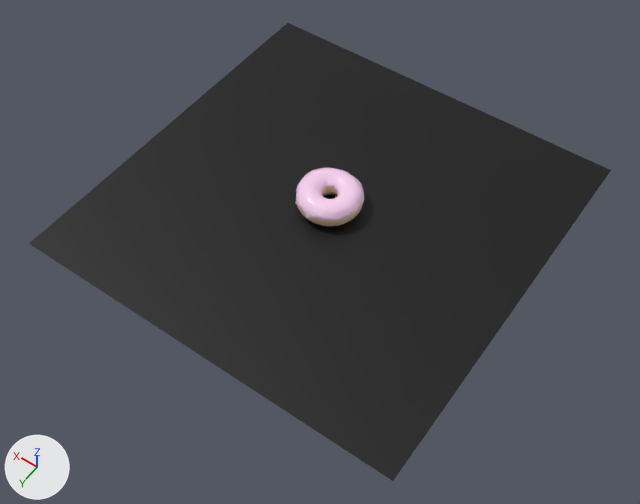
A saved change to the Blender file donut.blend.
The view is the same before and after, from a camera (50 mm lens) standing at (-1.59, 2.31, 3.15) and looking at (-0.08, 0.2, -0.16). Every picture has the same lights, and +X, +Y and +Z are marked at lower left.

Objects in the first picture: 'Glazing', 'Plane'.
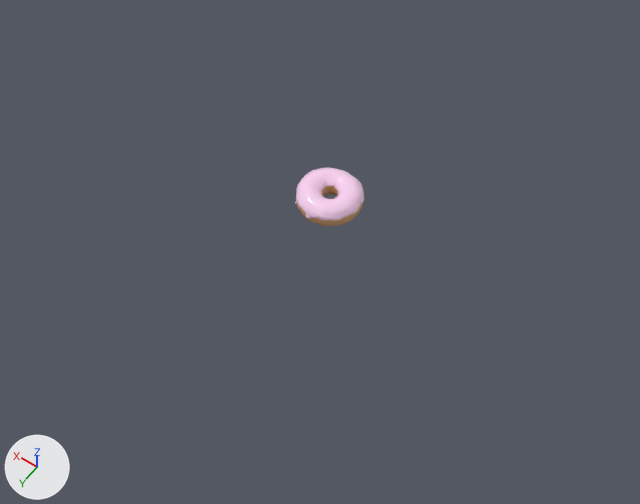
Pixel boxes (x1, y1, x2, y2) of what changed, in the pictures (640 x 504 px):
'Plane', hidden (black)
    before: (29, 23, 611, 481)

The change in detail:
Object 'Plane' (ob_plane) is now hidden.
